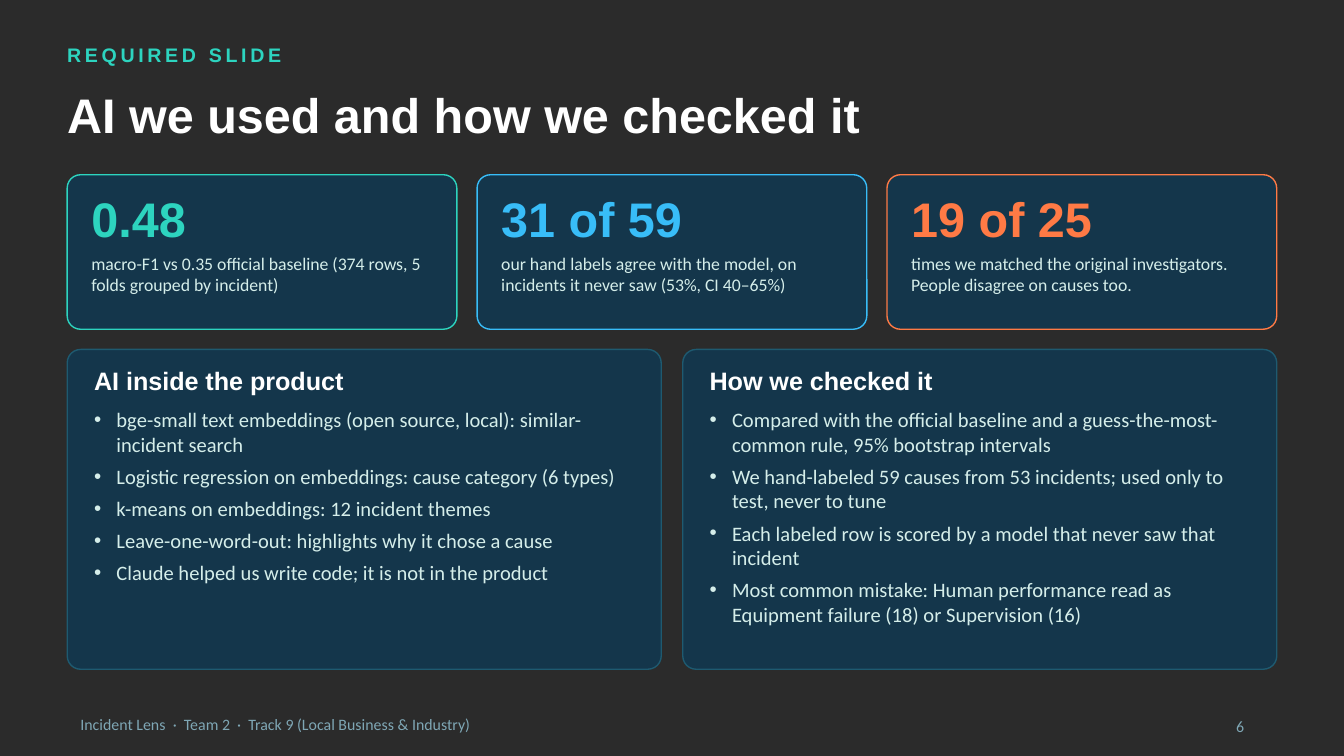
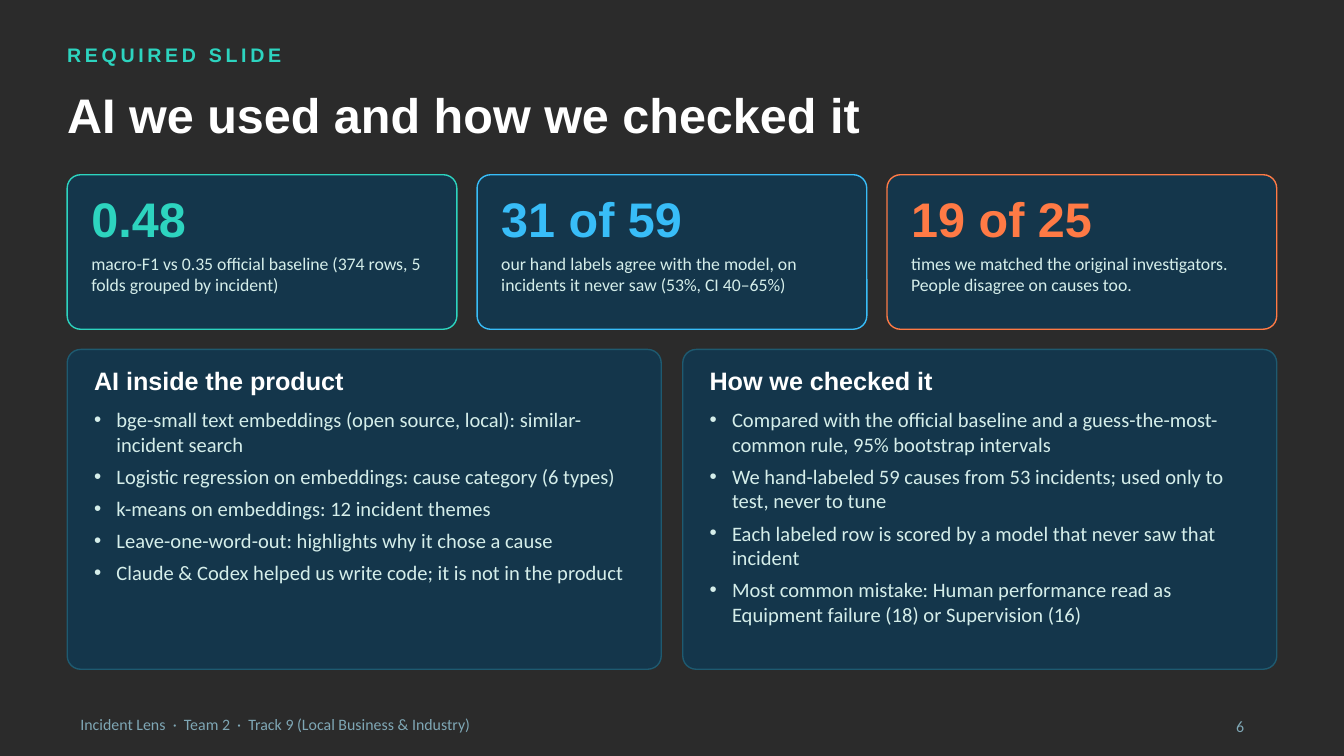
Before and after one commit to Epinore/incident-lens, a slide deck: slide 6 of slides/Team 2 slides.pptx. Drawn at 1344x756 pixels with LibreOffice and Linux fonts; fonts in the diff are those of the drawing; background and template pictures are left out; a plain dark background stands for a picture behind light text. Boxes give left, top, right and bottom in pixels: in the first picture for what was removed or moved away, otherwise in the second. Text is boxed around its words. In the diff, an @@ line names an element or a change of style, - is before the commit and + after.

```diff
--- a/slides/Team 2 slides.pptx
+++ b/slides/Team 2 slides.pptx
@@ text at bbox=[116, 565, 623, 584]: text changed @@
-• Claude helped us write code; it is not in the product
+• Claude & Codex helped us write code; it is not in the product
```
Also in this commit, not shown: 5 other slides changed, 1 other file.
